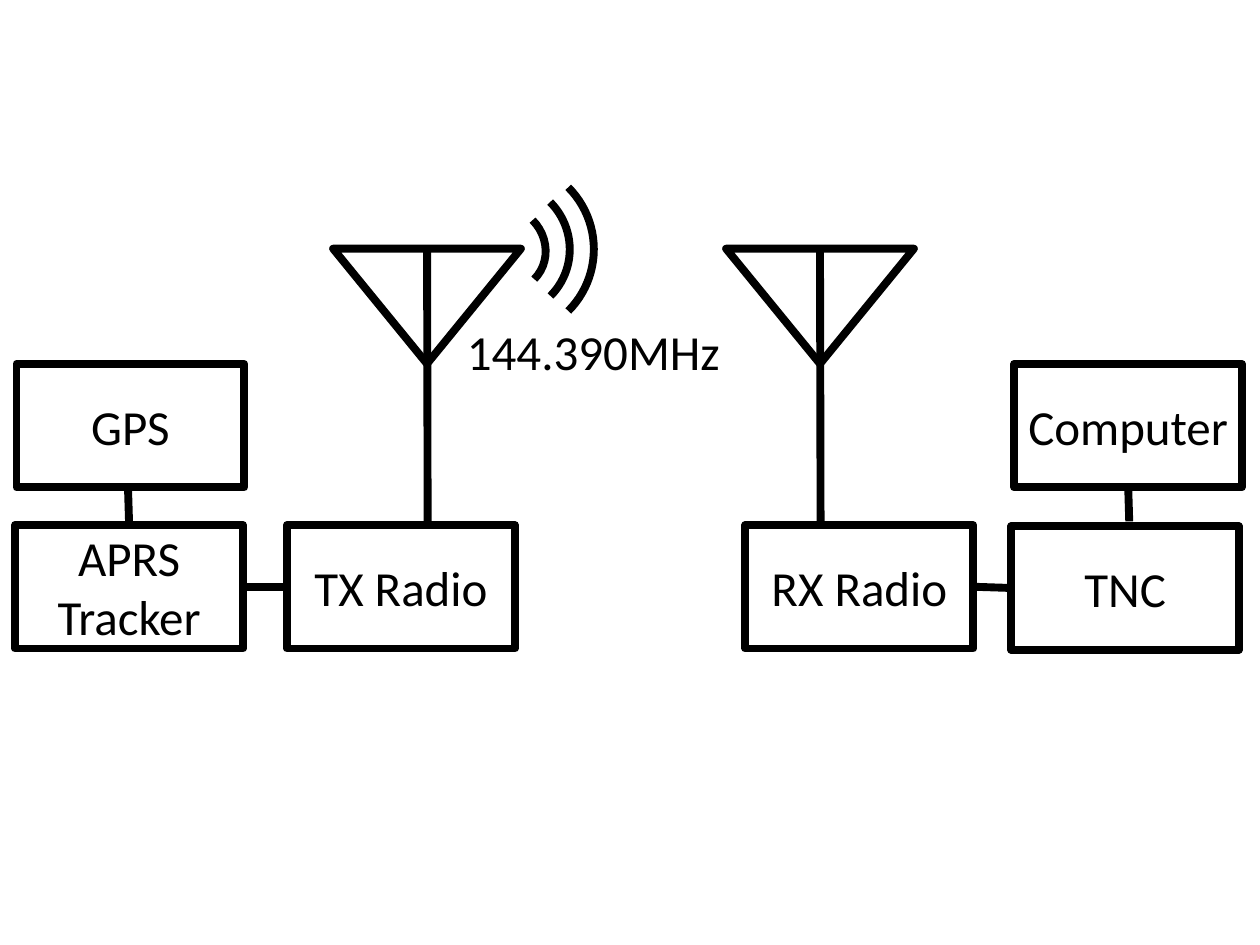
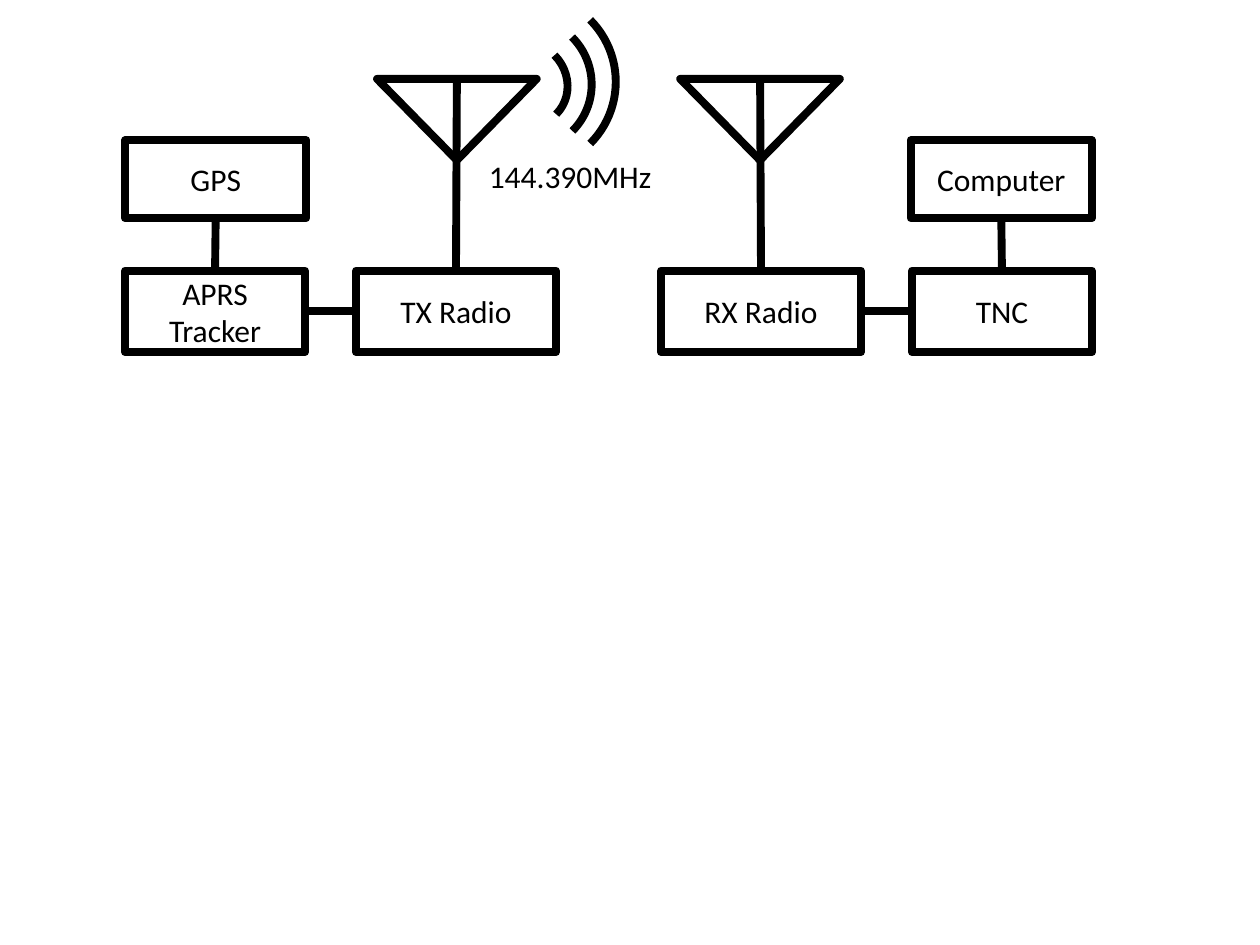
Before and after one commit to robbieford/RRXThesis, a slide deck: slide 4 of images/BlockDiagrams.pptx. Drawn at 1260x945 pixels with LibreOffice and Linux fonts; fonts in the diff are those of the drawing. Boxes give left, top, right and bottom in pixels: in the first picture for what was removed or moved away, otherwise in the second. Text is boxed around its words. In the diff, an @@ line names an element or a change of style, - is before the commit and + after.

```diff
--- a/images/BlockDiagrams.pptx
+++ b/images/BlockDiagrams.pptx
@@ arc (boxed as its full ellipse): place and size @@
-arc (boxed as its full ellipse) at [382, 125, 630, 373]
+arc (boxed as its full ellipse) at [405, 0, 652, 205]
@@ arc (boxed as its full ellipse): place and size @@
-arc (boxed as its full ellipse) at [410, 155, 598, 343]
+arc (boxed as its full ellipse) at [431, 0, 619, 178]
@@ arc (boxed as its full ellipse): place and size @@
-arc (boxed as its full ellipse) at [445, 189, 563, 307]
+arc (boxed as its full ellipse) at [467, 24, 584, 142]
@@ triangle: place and size @@
-triangle at [333, 248, 520, 363]
+triangle at [377, 79, 537, 161]
@@ line moved from (427, 248) - (427, 525) to (457, 79) - (456, 271) @@
@@ triangle: place and size @@
-triangle at [726, 248, 914, 363]
+triangle at [680, 79, 840, 161]
@@ triangle at [680, 79, 840, 161]: mirrored @@
@@ line added from (760, 79) to (761, 271), #000000 4.5 pt @@
@@ size 28 to 18 pt in 4 elements at [489, 167, 652, 189], [357, 271, 557, 353], [125, 271, 305, 353], [125, 140, 306, 218] @@
@@ rectangle "GPS": place and size @@
-rectangle "GPS" at [16, 364, 244, 488]
+rectangle "GPS" at [125, 140, 306, 218]
@@ size 28 to 18 pt; mirrored in 3 elements at [662, 271, 862, 353], [912, 271, 1092, 353], [911, 140, 1092, 218] @@
@@ rectangle "Computer": place and size @@
-rectangle "Computer" at [1014, 364, 1242, 488]
+rectangle "Computer" at [911, 140, 1092, 218]
@@ text "144.390MHz": place and size @@
-text "144.390MHz" at [467, 338, 720, 371]
+text "144.390MHz" at [489, 167, 652, 189]
@@ line moved from (129, 488) - (129, 525) to (215, 218) - (215, 271) @@
@@ line added from (1002, 218) to (1002, 271), #000000 4.5 pt @@
@@ line removed from (820, 248) to (820, 525) @@
@@ rectangle "APRS Tracker": place and size @@
-rectangle "APRS Tracker" at [15, 525, 243, 649]
+rectangle "APRS Tracker" at [125, 271, 305, 353]
@@ rectangle "TX Radio": place and size @@
-rectangle "TX Radio" at [287, 525, 515, 649]
+rectangle "TX Radio" at [357, 271, 557, 353]
@@ rectangle "RX Radio": place and size @@
-rectangle "RX Radio" at [746, 525, 974, 649]
+rectangle "RX Radio" at [662, 271, 862, 353]
@@ rectangle "TNC": place and size @@
-rectangle "TNC" at [1012, 527, 1240, 650]
+rectangle "TNC" at [912, 271, 1092, 353]
@@ line moved from (243, 587) - (287, 587) to (305, 311) - (357, 311) @@
@@ line added from (912, 311) to (861, 311), #000000 4.5 pt @@
@@ line removed from (1128, 484) to (1129, 522) @@
@@ line removed from (973, 587) to (1012, 588) @@
```
Also in this commit, not shown: 1 other slide changed, 2 other files.
